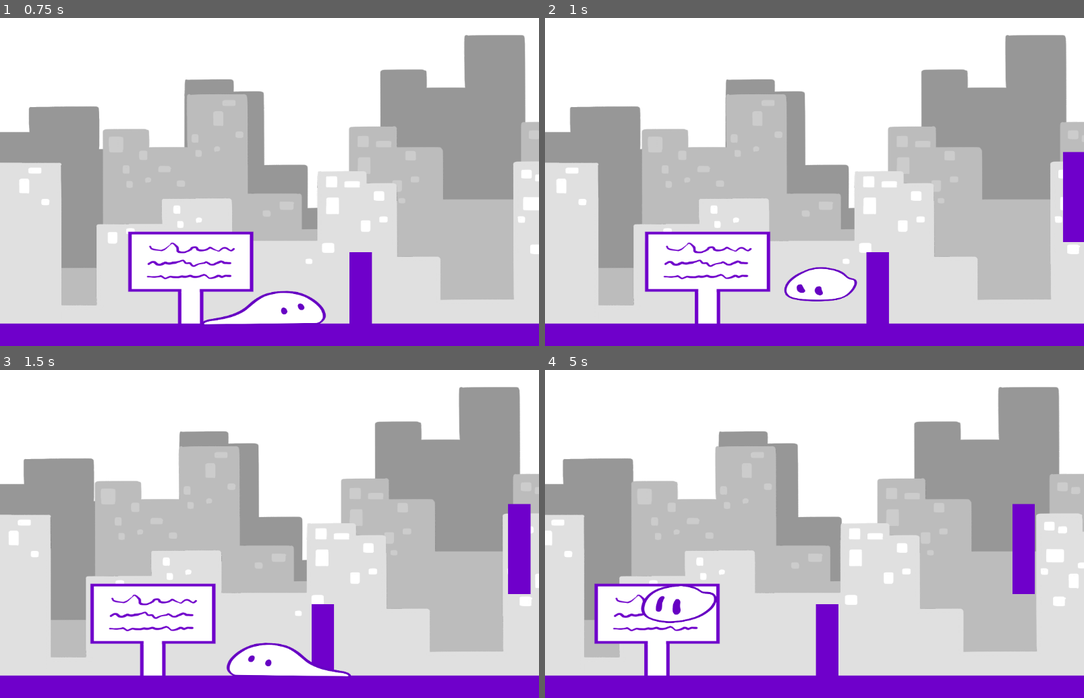
Above: before the commit, frames 1-4 (two rows, left to right).
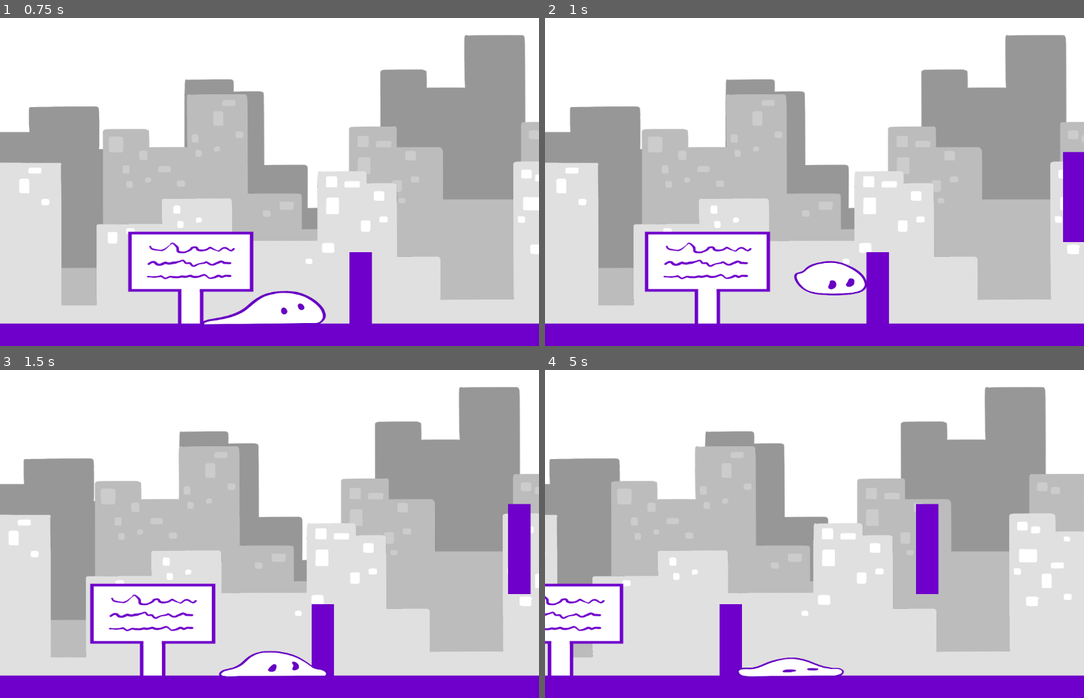
Above: after the commit, the same moments.

Repository: Globs-United/Project
Game: Godot game, scene res://lvl2.tscn
The game is run twice, just before and just after one commit, with the same random seed, the same clock (stepped at 60 frames per second) and the same inputs. This scene is started directly instead of the project's main scene. Sound files missing from this copy of the repository are replaced by a short silence.
Inputs:
- Up to frame 1 (0.75 s): tap E (interact) at 0.5, 0.6 s; hold Right (moveRight) from 0.53 s (still down)
- Up to frame 2 (1 s): keep holding Right (moveRight); tap Space (jump) at 0.77 s
- Up to frame 3 (1.5 s): keep holding Right (moveRight); tap E (interact) at 1.35 s
- Up to frame 4 (5 s): tap Space (jump) at 1.52, 3.02, 3.77, 4.52 s; release Right (moveRight) at 2.03 s; hold Left (moveLeft) 2.03-2.78 s; tap E (interact) every 0.75 s from 2.1 to 4.35 s; hold Right (moveRight) 2.78-4.28 s; hold Left (moveLeft) from 4.28 s (still down)

Frame 1 is identical in both runs. In frame 2, 1.1% of the frame differs, in the area x 18-60%, y 65-94%; in frame 3, 1.0%; in frame 4, 27%, in the area x 0-100%, y 5-94%.

Commit message:
Adjust jump

Diff:
--- a/lvl2.tscn
+++ b/lvl2.tscn
@@ -74,7 +74,7 @@
 scale = Vector2(0.2, 0.2)
 
 [node name="Spikes11" parent="." instance=ExtResource("7_t5h3c")]
-position = Vector2(4304, 175)
+position = Vector2(4304, 166)
 rotation = -1.5708
 scale = Vector2(0.2, 0.2)
 
@@ -139,7 +139,7 @@
 scale = Vector2(0.2, 0.2)
 
 [node name="Spikes10" parent="." instance=ExtResource("7_t5h3c")]
-position = Vector2(4382, 255)
+position = Vector2(4382, 246)
 scale = Vector2(0.2, 0.2)
 
 [node name="Spikes13" parent="." instance=ExtResource("7_t5h3c")]
--- a/scripts/playerKate.gd
+++ b/scripts/playerKate.gd
@@ -2,7 +2,7 @@
 
 const SPEED = 250.0;
 const FRICTION = 30.0;
-const JUMP_VELOCITY = -340.0;
+const JUMP_VELOCITY = -345.0;
 const TERMINAL_VELOCITY = 500
 var gravity = ProjectSettings.get_setting("physics/2d/default_gravity");
 
@@ -114,6 +114,12 @@
 		playerstate = "jump"
 
 	position += velocity * delta;
+
+
+	if position.x < scale.x * 110:
+		position.x = scale.x * 110;
+	elif (position.y > 750 && !Yworld) || (position.y < -50 && Yworld):
+		death();
 
 
 
